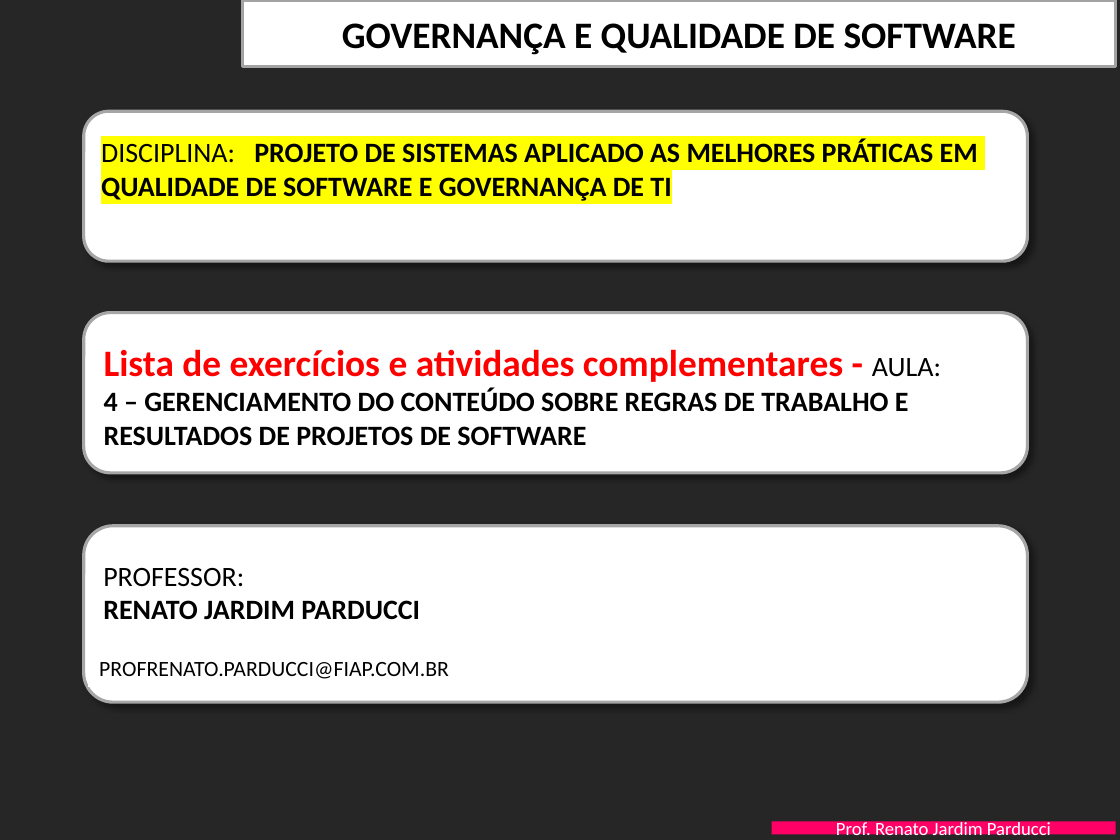
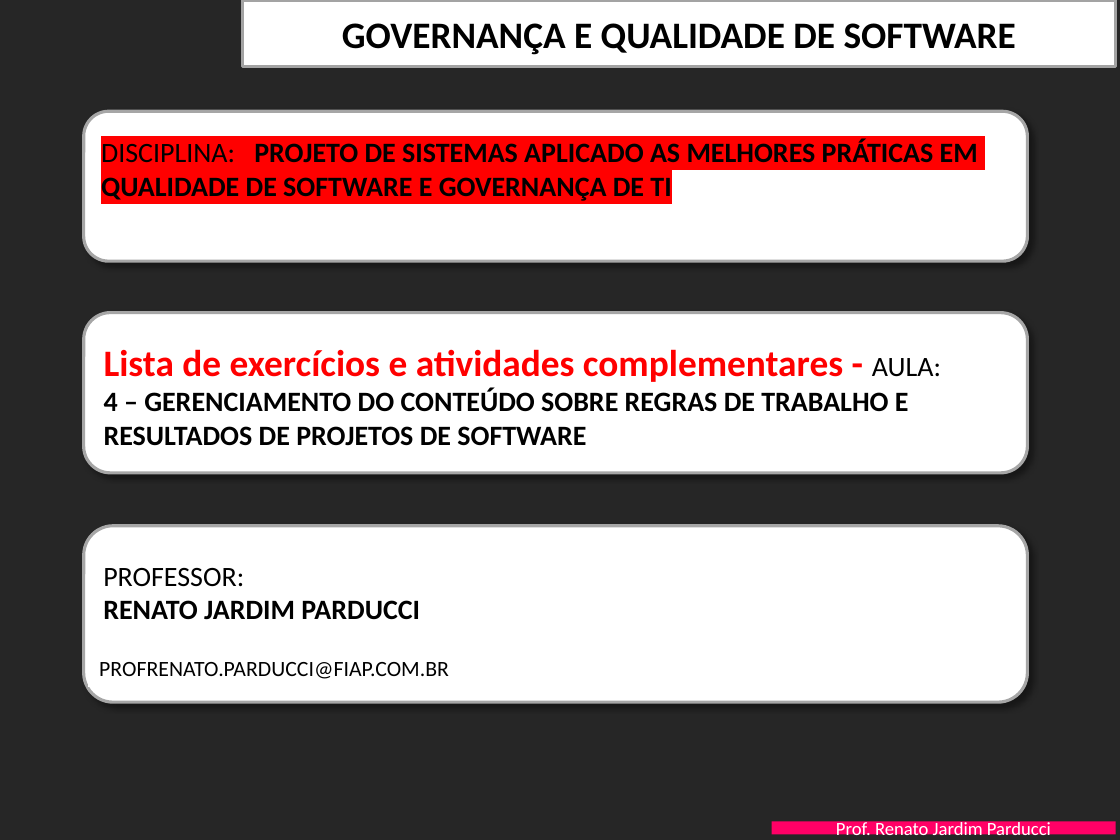
Before and after one commit to RenatoJardimParducci/3SIA-ExemploGIT-2024, a slide deck: slide 1 of PastaDocsKickoff/PITCH.pptx. Drawn at 1120x840 pixels with LibreOffice and Linux fonts; fonts in the diff are those of the drawing; background and template pictures are left out. Boxes give left, top, right and bottom in pixels: in the first picture for what was removed or moved away, otherwise in the second. Text is boxed around its words. In the diff, an @@ line names an element or a change of style, - is before the commit and + after.

Commit message:
Alteração de fundo da pagina de abertura do Pitch
Alteração de fundo da pagina de abertura do Pitch, com a cor VERMELHA

```diff
--- a/PastaDocsKickoff/PITCH.pptx
+++ b/PastaDocsKickoff/PITCH.pptx
@@ text "DISCIPLINA: PROJETO DE SISTEMAS APLICADO ..." at [101, 139, 978, 201]: highlight #FFFF00 to #FF0000 @@
```
